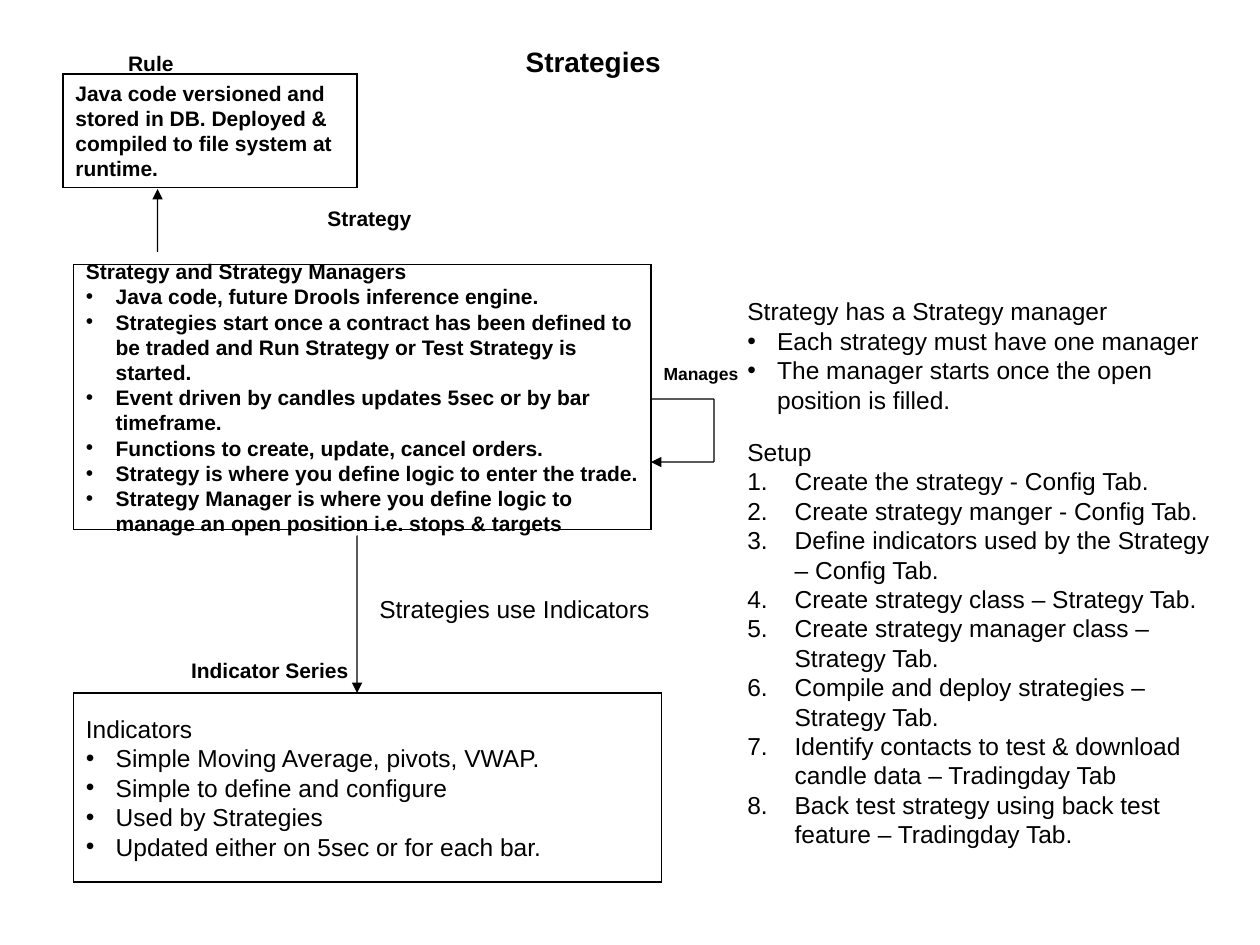
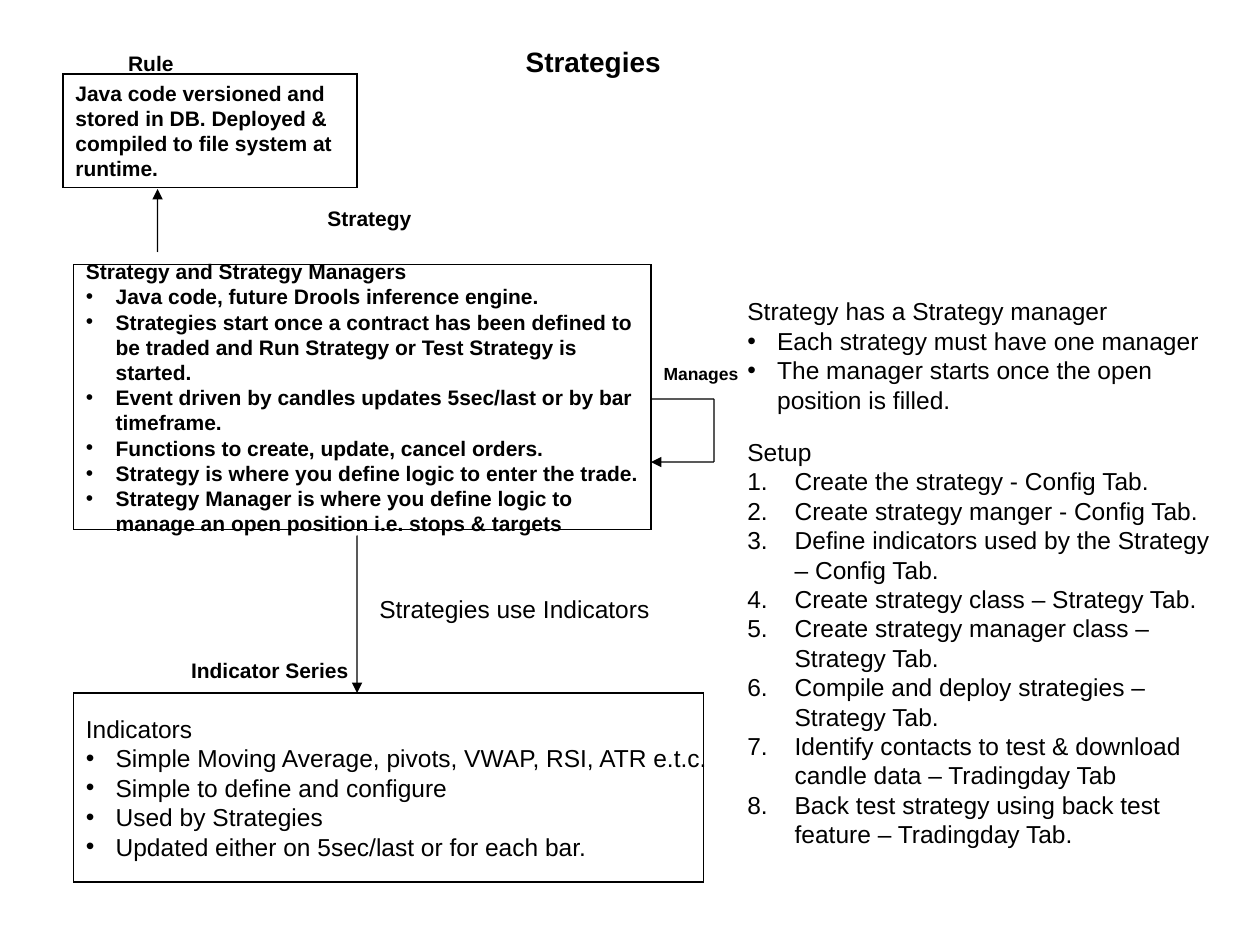
Before and after one commit to trade-manager/trade-manager, a slide deck: slide 7 of docs/Trading Day.ppt. Drawn at 1260x945 pixels with LibreOffice and Linux fonts; fonts in the diff are those of the drawing. Boxes give left, top, right and bottom in pixels: in the first picture for what was removed or moved away, otherwise in the second. Text is boxed around its words. In the diff, an @@ line names an element or a change of style, - is before the commit and + after.

```diff
--- a/docs/Trading Day.ppt
+++ b/docs/Trading Day.ppt
@@ text in rectangle at [116,389,632,431]: text changed @@
-• Event driven by candles updates 5sec or by bar timeframe.
+• Event driven by candles updates 5sec/last or by bar timeframe.
@@ rectangle "Indicators": place and size @@
-rectangle "Indicators" at [73,693,662,882]
+rectangle "Indicators" at [73,693,703,882]
@@ text in rectangle at [116,748,706,773]: text changed @@
-• Simple Moving Average, pivots, VWAP.
+• Simple Moving Average, pivots, VWAP, RSI, ATR e.t.c.
@@ text in rectangle at [116,838,586,861]: text changed @@
-• Updated either on 5sec or for each bar.
+• Updated either on 5sec/last or for each bar.
```
Also in this commit, not shown: 1 other slide changed, 3 other files.
